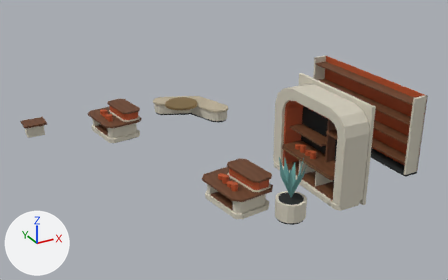
A saved change to the glTF model external_packages/shopping_promenade_20261009/exports/SHOP_D09_P72_F132__fitout.glb.
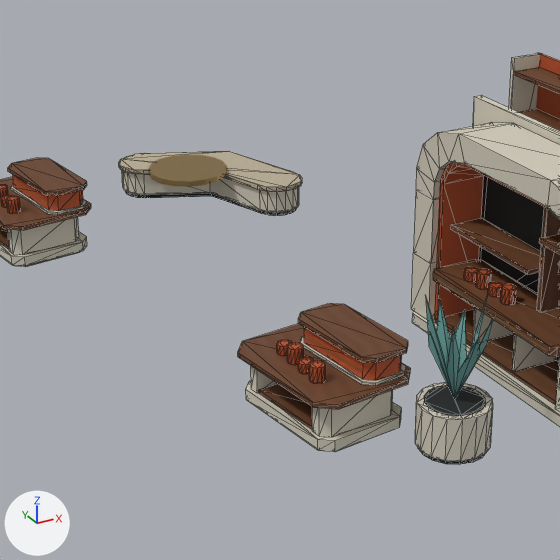
Each version appears first whole from a 50 mm camera at (-8.51, -16.81, 8.88) aimed at (0.45, -0.53, 0.74), and next in a close-up on the part from 23% to 75% of the width and 12% to 94% of the height. The axes (+X, +Y, +Z) are drawn at lower left. The lights are the same throughout. The first two pictures are the older version. The close-ups show mesh edges as thin lines. Vertices at exactly the same position are counted once.

In view in the first close-up: 'SHOP_D09_P72_F132__fitout__champagne_metal', 'SHOP_D09_P72_F132__fitout__dark_rubber', 'SHOP_D09_P72_F132__fitout__ivory_enamel', 'SHOP_D09_P72_F132__fitout__oatmeal_weave', 'SHOP_D09_P72_F132__fitout__quiet_teal', 'SHOP_D09_P72_F132__fitout__retail_terracotta_enamel', 'SHOP_D09_P72_F132__fitout__warm_walnut'.
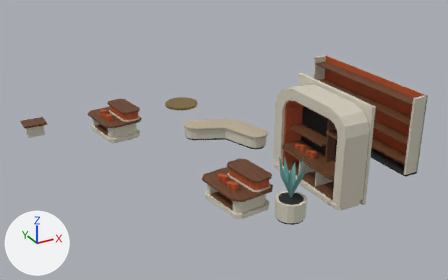
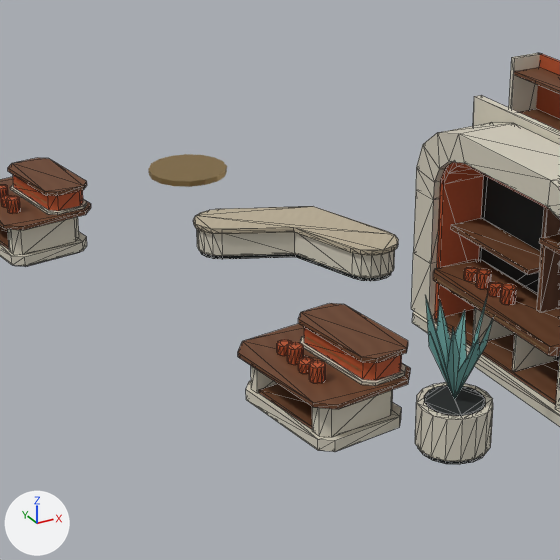
Where the change shows, as pixel boxes [x1, y1, x2, y2] in the close-ups (560 x 560 px; the box of a moved part takes in the faces that stretch with it):
'SHOP_D09_P72_F132__fitout__oatmeal_weave', moved
    before: [119, 151, 302, 192]
    after: [193, 206, 398, 256]
part 1 of me_shop_d09_p72_f132__fitout__dark_rubber, moved or reshaped
    before: [125, 191, 296, 216]
    after: [200, 251, 391, 281]
part 2 of me_shop_d09_p72_f132__fitout__ivory_enamel, moved or reshaped
    before: [122, 171, 299, 213]
    after: [197, 229, 395, 278]

What the commit changed:
me_shop_d09_p72_f132__fitout__dark_rubber is used by ob_shop_d09_p72_f132__fitout__dark_rubber; location (0.0, 0.0, 0.0).
me_shop_d09_p72_f132__fitout__dark_rubber had 252 vertices, 444 faces and spanned x -2.54..5.35, y -5.0..4.82, z 0.0..2.49.
me_shop_d09_p72_f132__fitout__dark_rubber now has 252 vertices, 444 faces and spans x -2.54..5.35, y -5.0..4.26, z 0.0..2.49.
me_shop_d09_p72_f132__fitout__dark_rubber part 1: the loose piece of 40 vertices spanning x 0.18..2.32, y 2.48..4.82, z 0.0..0.07 is moved by (0.0, -2.8, 0.0).
me_shop_d09_p72_f132__fitout__ivory_enamel has 364 vertices, 678 faces and spans x -4.8..5.35, y -5.05..4.9, z 0.0..3.0.
me_shop_d09_p72_f132__fitout__ivory_enamel is used by ob_shop_d09_p72_f132__fitout__ivory_enamel; location (0.0, 0.0, 0.0).
me_shop_d09_p72_f132__fitout__ivory_enamel part 2: the loose piece of 40 vertices spanning x 0.14..2.36, y 2.44..4.86, z 0.07..0.43 is moved by (0.0, -2.8, 0.0).
me_shop_d09_p72_f132__fitout__oatmeal_weave is used by ob_shop_d09_p72_f132__fitout__oatmeal_weave; location (0.0, 0.0, 0.0).
me_shop_d09_p72_f132__fitout__oatmeal_weave had 40 vertices, 76 faces and spanned x 0.09..2.41, y 2.39..4.91, z 0.43..0.5.
me_shop_d09_p72_f132__fitout__oatmeal_weave now has 40 vertices, 76 faces and spans x 0.09..2.41, y -0.41..2.11, z 0.43..0.5.
me_shop_d09_p72_f132__fitout__oatmeal_weave part 3: the whole mesh is moved by (0.0, -2.8, 0.0).
